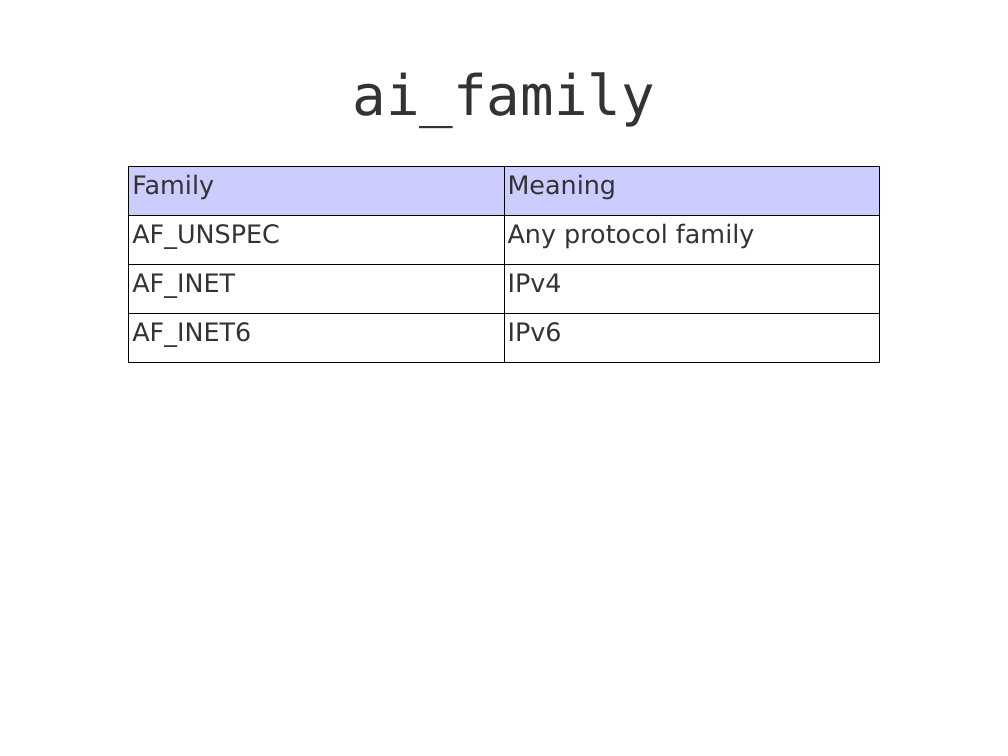
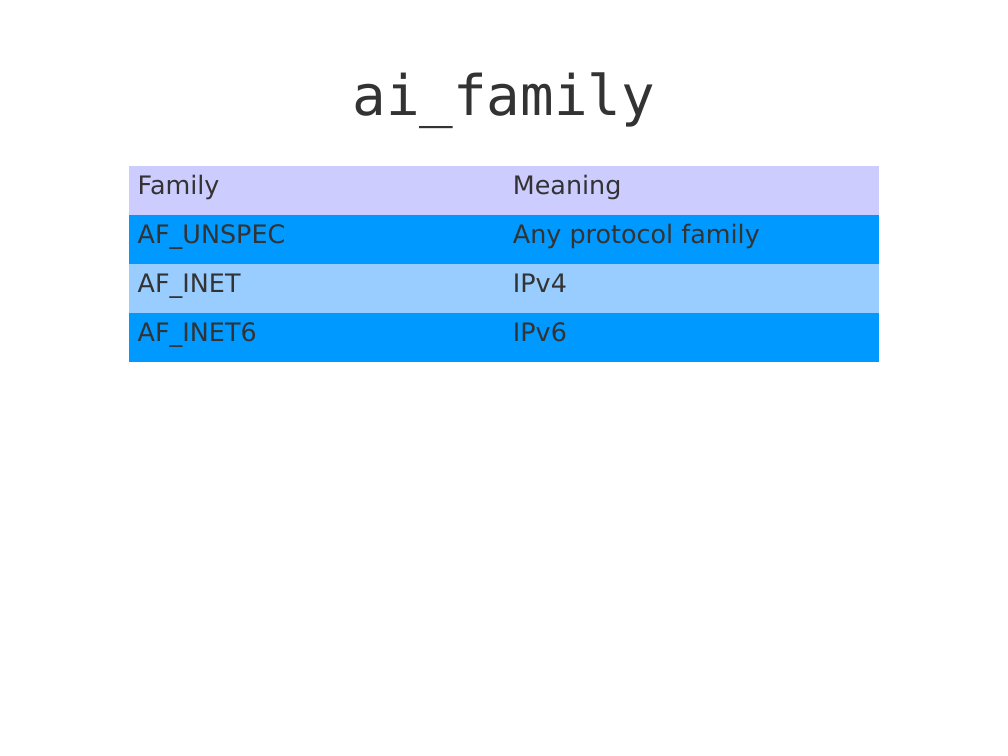
Before and after one commit to theonewolf/15-441-Recitation-Sessions, a slide deck: slide 47 of recitation1/src/recitation1.odp. Drawn at 1008x756 pixels with LibreOffice and Linux fonts; fonts in the diff are those of the drawing. Boxes give left, top, right and bottom in pixels: in the first picture for what was removed or moved away, otherwise in the second. Text is boxed around its words. In the diff, an @@ line names an element or a change of style, - is before the commit and + after.

```diff
--- a/recitation1/src/recitation1.odp
+++ b/recitation1/src/recitation1.odp
@@ table at (129, 166, 880, 362) @@
@@ fill none to #0099FF in 4 cells @@
@@ fill none to #99CCFF in row 3 @@
@@ borders changed @@
```
Also in this commit, not shown: 18 other slides changed, 1 other file.
